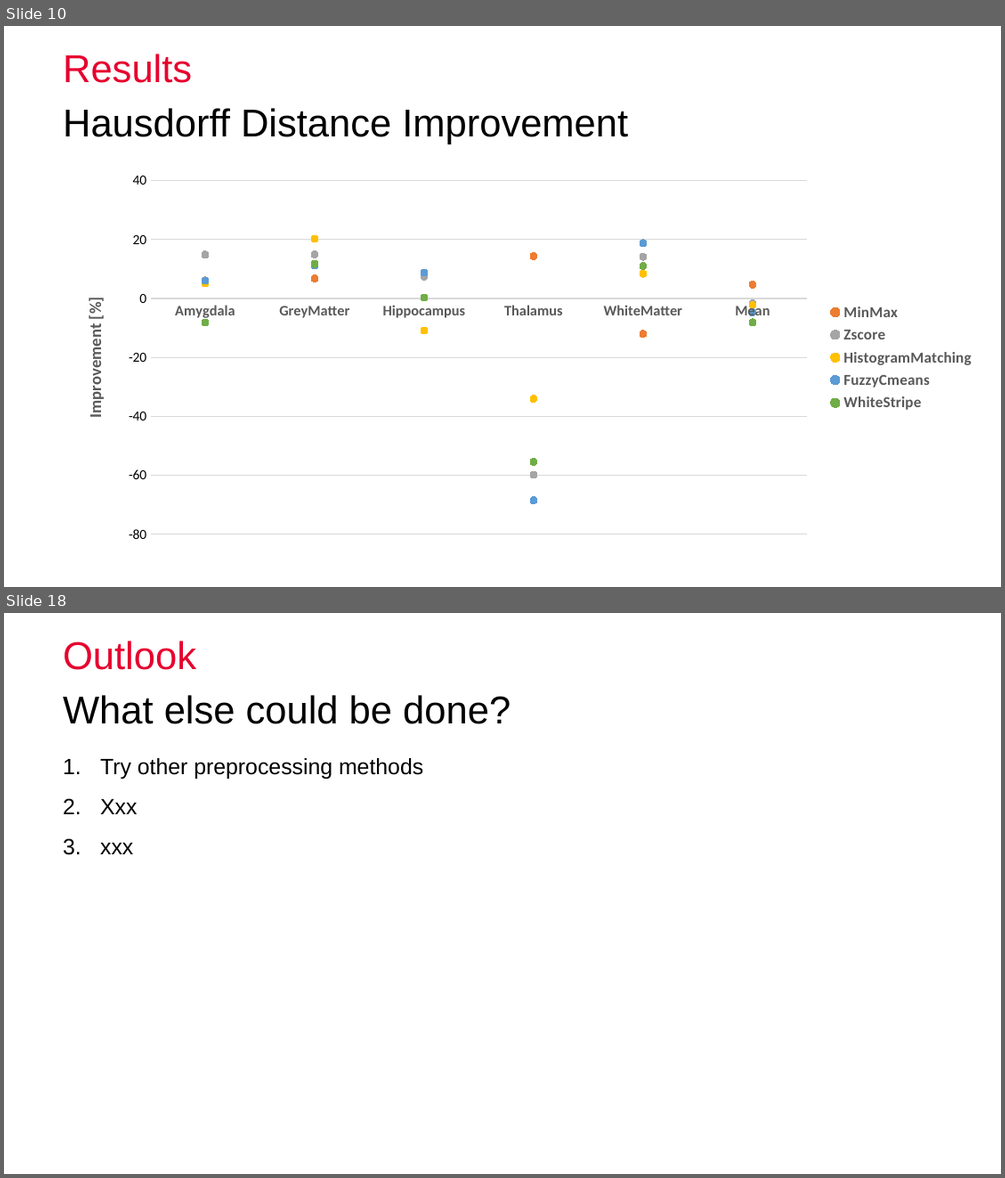
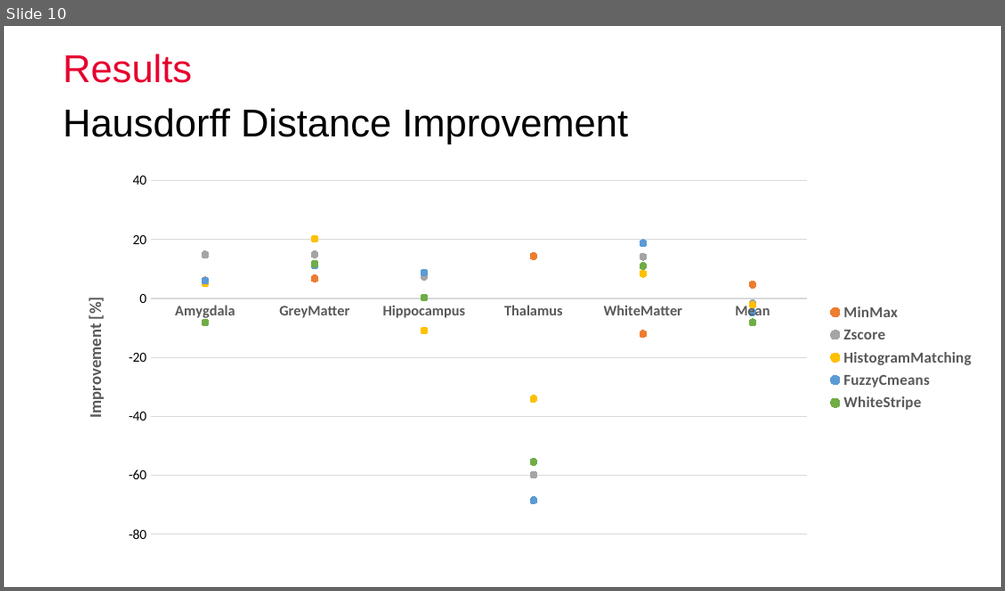
Before and after one commit to nibill/MIALab-1, a slide deck: Presentation/Final/FinalPresentation_Group3_BucheggerDuranWeber.pptx. Shown one above the other, each under a label of ours: slides 10 and 18 before the commit, slide 10 after it; the slides between them are not shown. The pictures are 1005x1178 and 1005x591 pixels, drawn with LibreOffice and Linux fonts; fonts in the diff are those of the drawing; background and template pictures are left out. Boxes give left, top, right and bottom in pixels: in the first picture for what was removed or moved away, otherwise in the second. Text is boxed around its words. In the diff, an @@ line names an element or a change of style, - is before the commit and + after.

```diff
--- a/Presentation/Final/FinalPresentation_Group3_BucheggerDuranWeber.pptx
+++ b/Presentation/Final/FinalPresentation_Group3_BucheggerDuranWeber.pptx
@@ slide 18 removed at (x1=4, y1=613, x2=1001, y2=1174), background #FFFFFF @@
@@ title removed at (x1=63, y1=641, x2=196, y2=670) @@
-Outlook
@@ text removed at (x1=63, y1=695, x2=510, y2=724) @@
-What else could be done?
@@ text removed at (x1=100, y1=758, x2=423, y2=854) @@
-1. Try other preprocessing methods
-2. Xxx
-3. xxx
```
Also in this commit, not shown: 2 slides changed, 14 other files.
